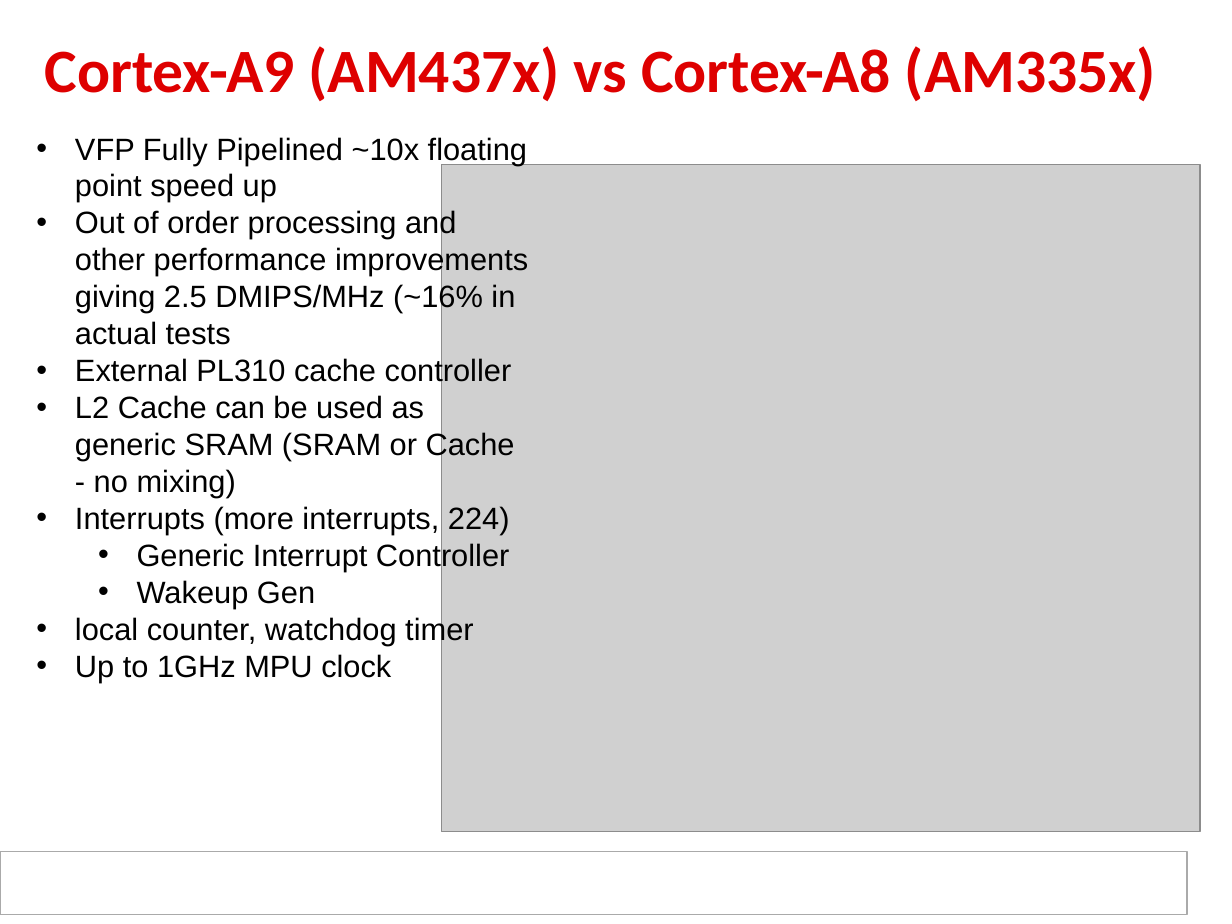
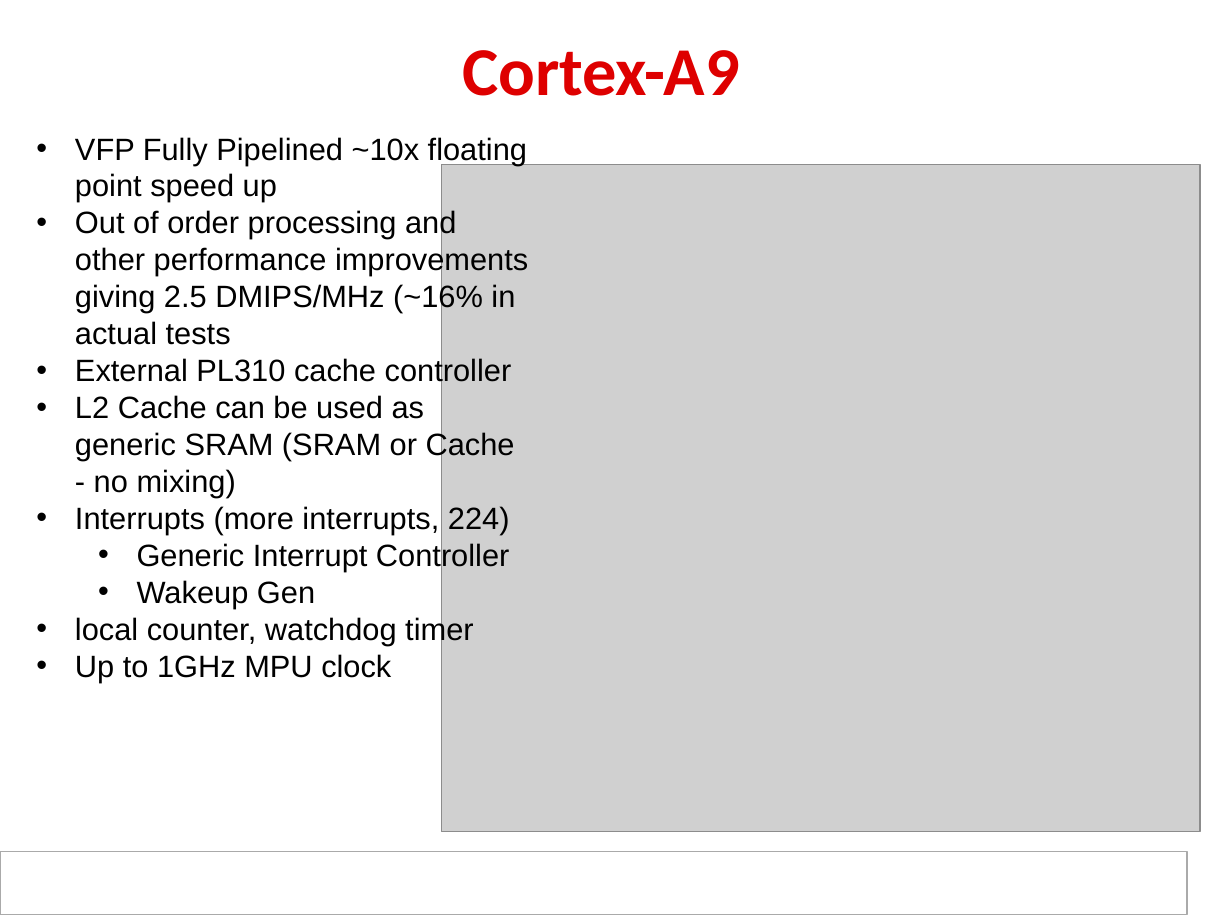
Before and after one commit to hari1989/keystone-workshop, a slide deck: slide 7 of preliminary/Working/presentations/Sitara/Ran_sitara_boot_camp_am437x_technical_overview_final.pptx. Drawn at 1232x924 pixels with LibreOffice and Linux fonts; fonts in the diff are those of the drawing; grey boxes stand for pictures; background and template pictures are left out. Boxes give left, top, right and bottom in pixels: in the first picture for what was removed or moved away, otherwise in the second. Text is boxed around its words. In the diff, an @@ line names an element or a change of style, - is before the commit and + after.

```diff
--- a/preliminary/Working/presentations/Sitara/Ran_sitara_boot_camp_am437x_technical_overview_final.pptx
+++ b/preliminary/Working/presentations/Sitara/Ran_sitara_boot_camp_am437x_technical_overview_final.pptx
@@ title at [462,50,740,96]: text changed; size 36 to 40 pt @@
-Cortex-A9 (AM437x) vs Cortex-A8 (AM335x)
+Cortex-A9
```
Also in this commit, not shown: 15 other slides changed, 1 slide removed.
